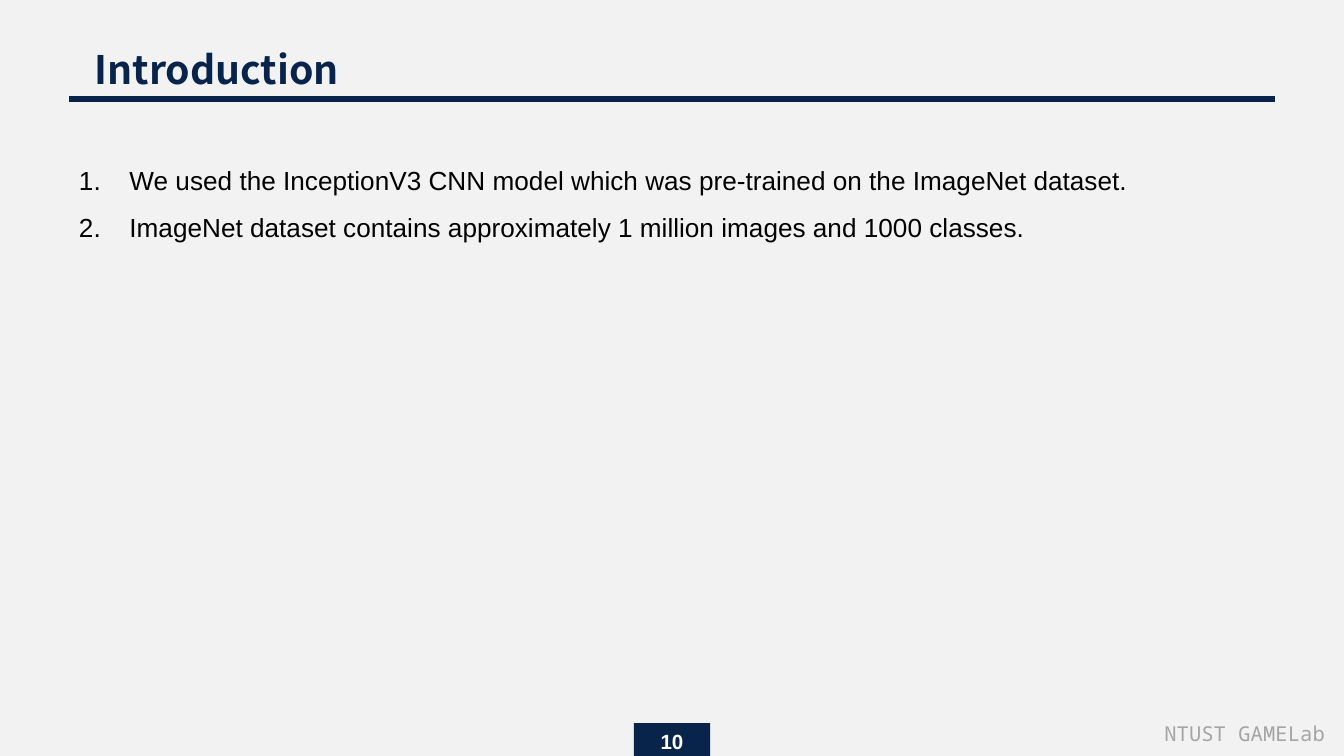
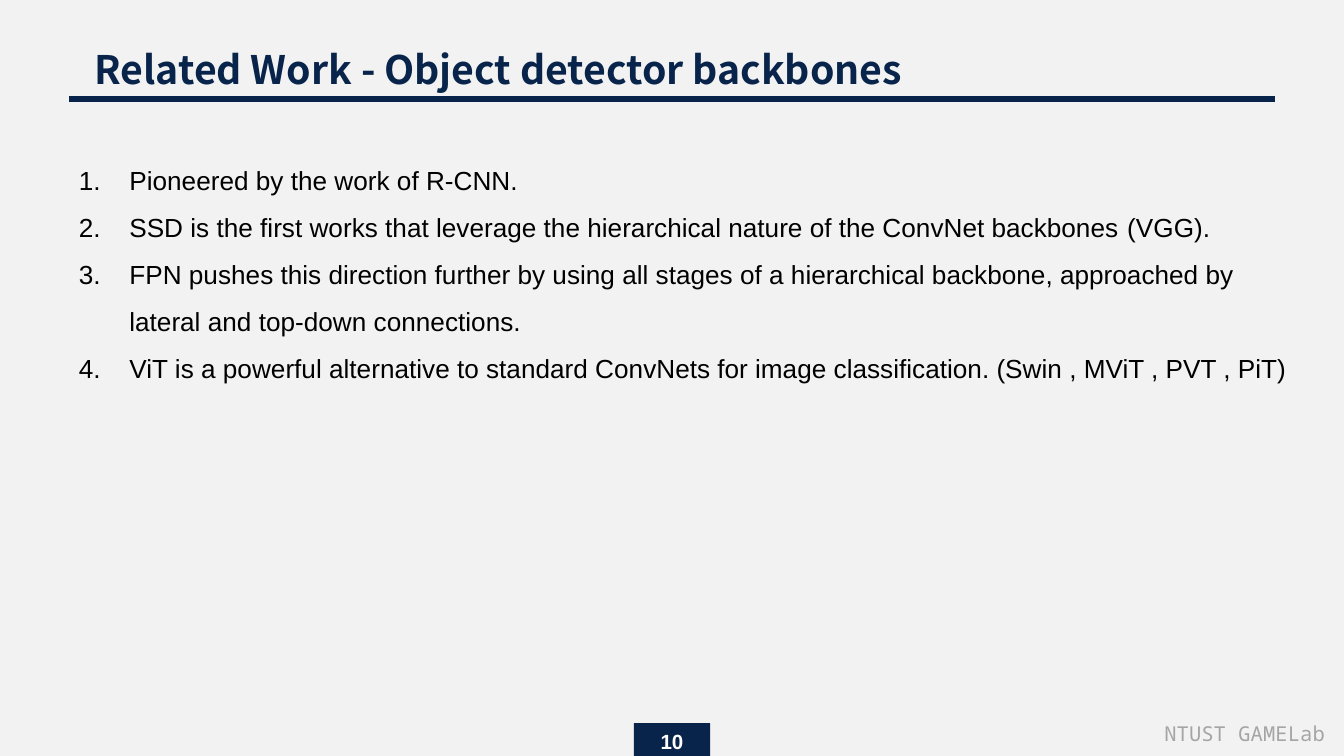
Before and after one commit to endman100/paper-, a slide deck: slide 10 of Exploring Plain Vision Transformer Backbones for Object Detection_M11015039.pptx. Drawn at 1344x756 pixels with LibreOffice and Linux fonts; fonts in the diff are those of the drawing. Boxes give left, top, right and bottom in pixels: in the first picture for what was removed or moved away, otherwise in the second. Text is boxed around its words. In the diff, an @@ line names an element or a change of style, - is before the commit and + after.

```diff
--- a/Exploring Plain Vision Transformer Backbones for Object Detection_M11015039.pptx
+++ b/Exploring Plain Vision Transformer Backbones for Object Detection_M11015039.pptx
@@ text at bbox=[95, 52, 902, 93]: text changed @@
-Introduction
+Related Work - Object detector backbones
@@ text at bbox=[129, 171, 1286, 384]: text changed @@
-1. We used the InceptionV3 CNN model which was pre-trained on the ImageNet dataset.
-2. ImageNet dataset contains approximately 1 million images and 1000 classes.
+1. Pioneered by the work of R-CNN.
+2. SSD is the first works that leverage the hierarchical nature of the ConvNet backbones (VGG).
+3. FPN pushes this direction further by using all stages of a hierarchical backbone, approached by lateral and top-down connections.
+4. ViT is a powerful alternative to standard ConvNets for image classification. (Swin , MViT , PVT , PiT)
```
Also in this commit, not shown: 1 other slide changed.
